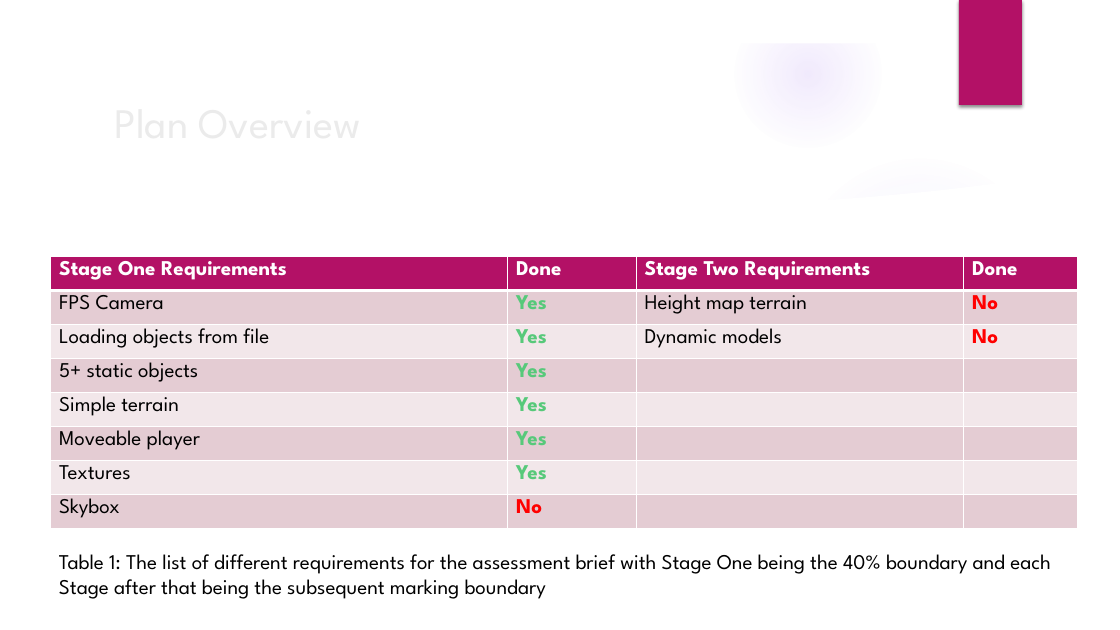
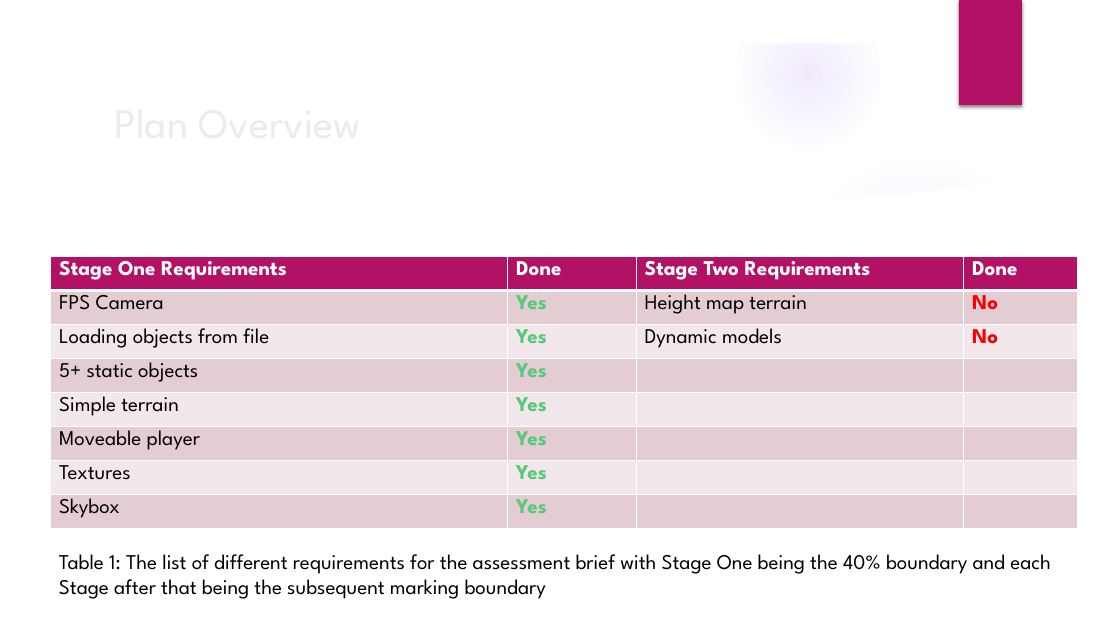
Before and after one commit to JamesPhilipPrice/3DEngine, a slide deck: slide 3 of C++ Game Engine.pptx. Drawn at 1120x630 pixels with LibreOffice and Linux fonts; fonts in the diff are those of the drawing; background and template pictures are left out. Boxes give left, top, right and bottom in pixels: in the first picture for what was removed or moved away, otherwise in the second. Text is boxed around its words. In the diff, an @@ line names an element or a change of style, - is before the commit and + after.

```diff
--- a/C++ Game Engine.pptx
+++ b/C++ Game Engine.pptx
@@ table at bbox=[50, 256, 1078, 528] @@
-row 8, column 2: No
+row 8, column 2: Yes
```
Also in this commit, not shown: 2 other slides changed, 4 slides added, 40 other files.
